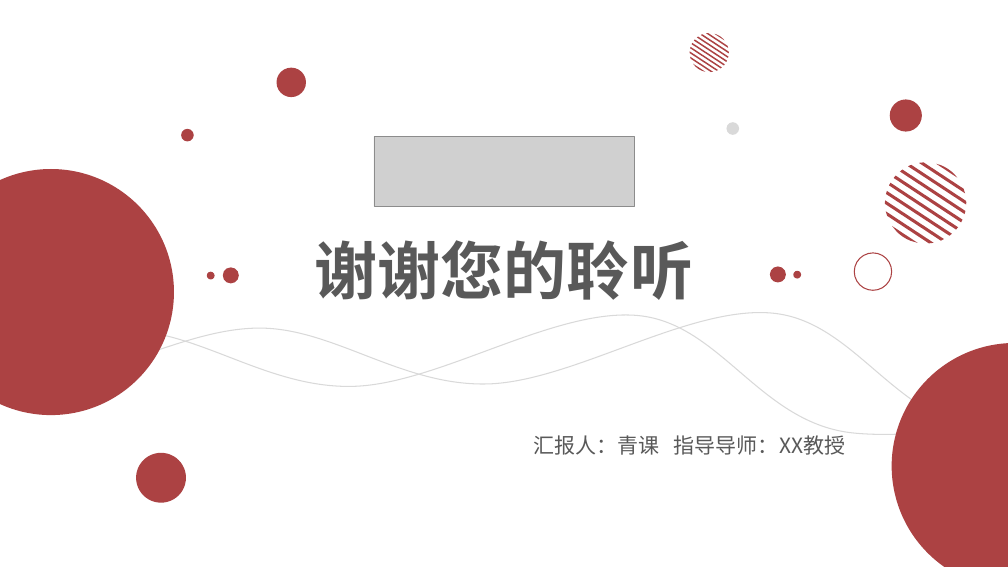
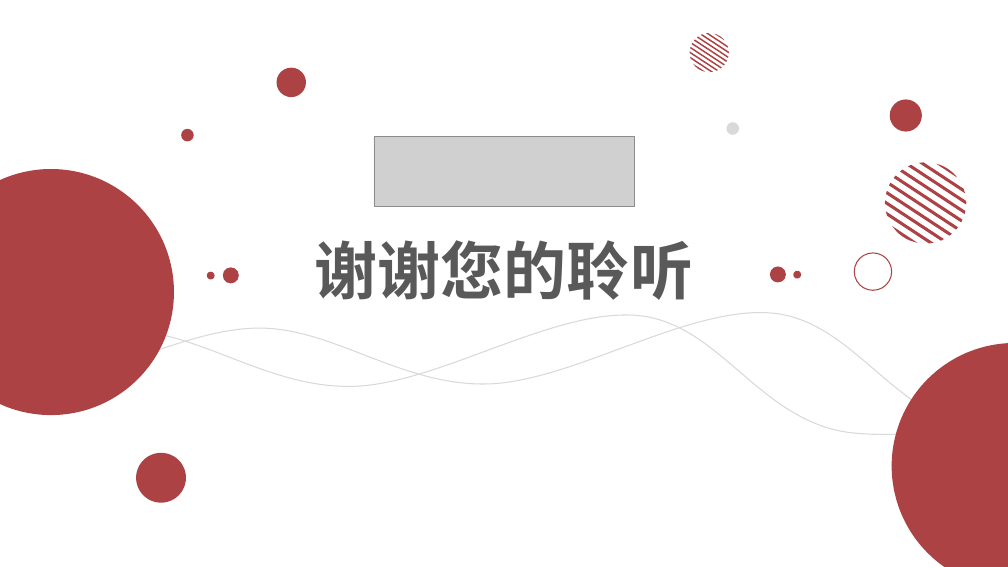
Before and after one commit to deswinteil/Car-anti-theft-system-design, a slide deck: slide 10 of ppt/7.pptx. Drawn at 1008x567 pixels with LibreOffice and Linux fonts; fonts in the diff are those of the drawing; grey boxes stand for pictures. Boxes give left, top, right and bottom in pixels: in the first picture for what was removed or moved away, otherwise in the second. Text is boxed around its words. In the diff, an @@ line names an element or a change of style, - is before the commit and + after.

Commit message:
add ppt.

```diff
--- a/ppt/7.pptx
+++ b/ppt/7.pptx
@@ text removed at [533, 435, 845, 455] @@
-汇报人：青课 指导导师：XX教授
```
Also in this commit, not shown: 3 other files.
